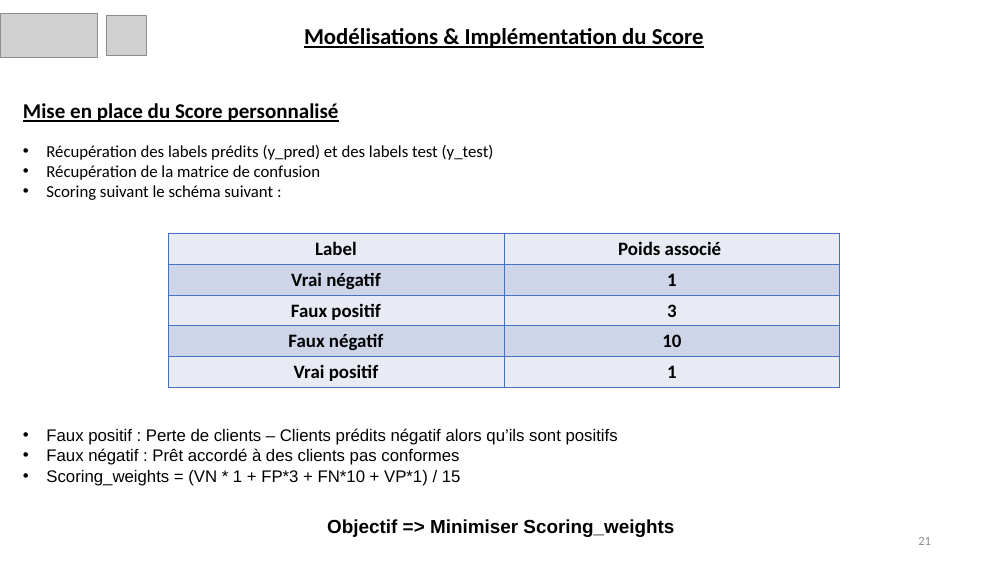
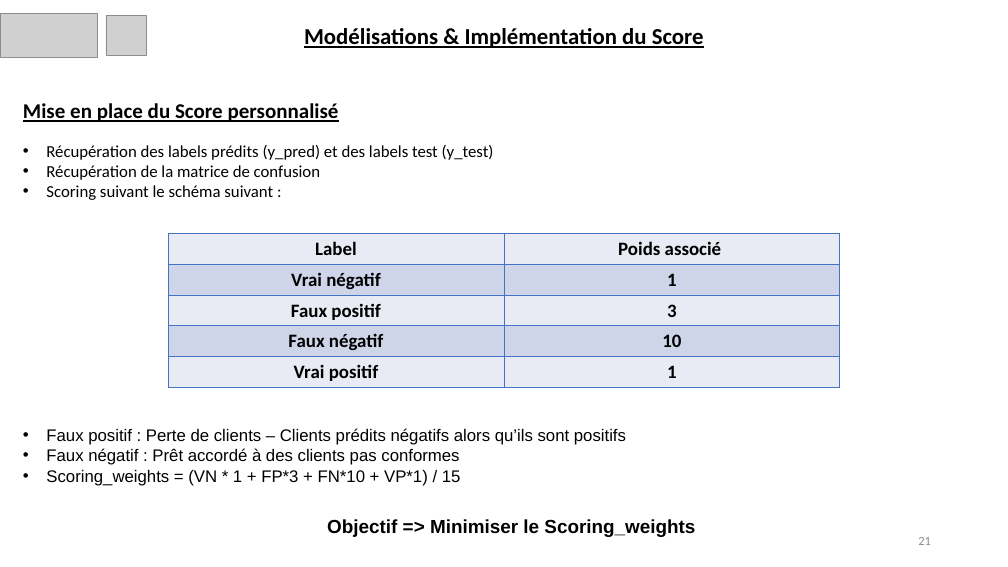
Before and after one commit to anojan01/P7_Anantharajah_Anojan, a slide deck: slide 21 of P7_04_Présentation.pptx. Drawn at 1008x567 pixels with LibreOffice and Linux fonts; fonts in the diff are those of the drawing; grey boxes stand for pictures. Boxes give left, top, right and bottom in pixels: in the first picture for what was removed or moved away, otherwise in the second. Text is boxed around its words. In the diff, an @@ line names an element or a change of style, - is before the commit and + after.

```diff
--- a/P7_04_Présentation.pptx
+++ b/P7_04_Présentation.pptx
@@ text at (46, 428, 626, 445): text changed @@
-• Faux positif : Perte de clients – Clients prédits négatif alors qu’ils sont positifs
+• Faux positif : Perte de clients – Clients prédits négatifs alors qu’ils sont positifs
@@ text at (327, 519, 695, 537): text changed @@
-Objectif => Minimiser Scoring_weights
+Objectif => Minimiser le Scoring_weights
```
Also in this commit, not shown: 8 other slides changed, 2 slides removed, 3 other files.
